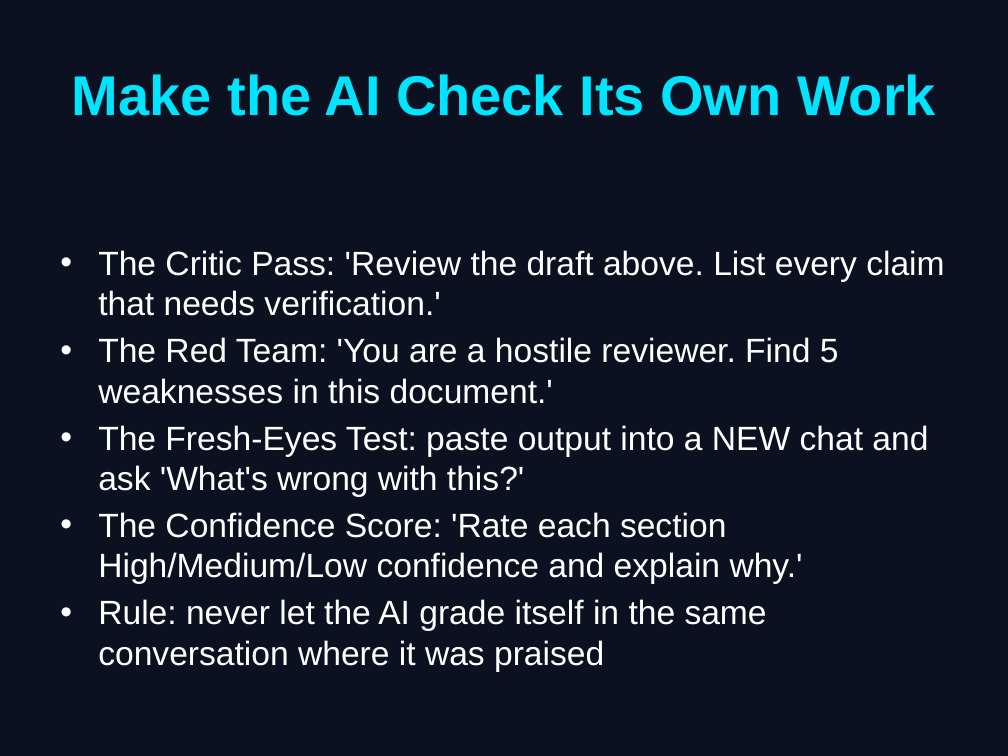
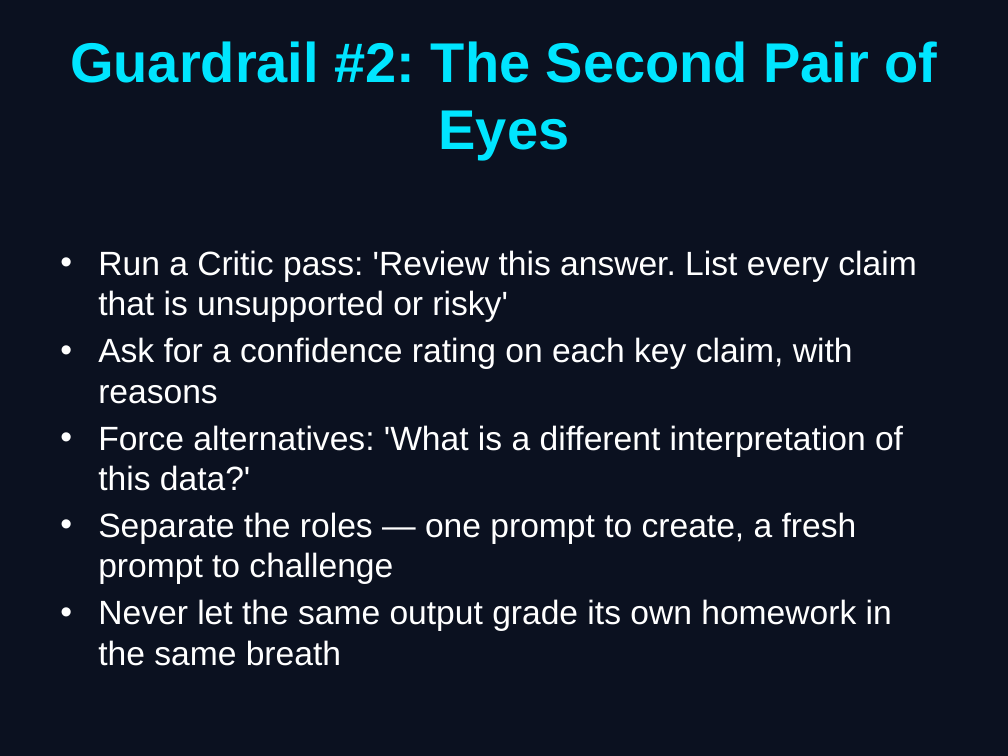
Before and after one commit to INTeniola/agentic-courses, a slide deck: slide 6 of ai-beginner-bootcamp-outline/day_4/Day_4_Slides.pptx (slide 7 before the commit). Drawn at 1008x756 pixels with LibreOffice and Linux fonts; fonts in the diff are those of the drawing. Boxes give left, top, right and bottom in pixels: in the first picture for what was removed or moved away, otherwise in the second. Text is boxed around its words. In the diff, an @@ line names an element or a change of style, - is before the commit and + after.

```diff
--- a/ai-beginner-bootcamp-outline/day_4/Day_4_Slides.pptx
+++ b/ai-beginner-bootcamp-outline/day_4/Day_4_Slides.pptx
@@ title at [70, 41, 938, 159]: text changed @@
-Make the AI Check Its Own Work
+Guardrail #2: The Second Pair of Eyes
@@ text at [98, 250, 916, 666]: text changed @@
-• The Critic Pass: 'Review the draft above. List every claim that needs verification.'
-• The Red Team: 'You are a hostile reviewer. Find 5 weaknesses in this document.'
-• The Fresh-Eyes Test: paste output into a NEW chat and ask 'What's wrong with this?'
-• The Confidence Score: 'Rate each section High/Medium/Low confidence and explain why.'
-• Rule: never let the AI grade itself in the same conversation where it was praised
+• Run a Critic pass: 'Review this answer. List every claim that is unsupported or risky'
+• Ask for a confidence rating on each key claim, with reasons
+• Force alternatives: 'What is a different interpretation of this data?'
+• Separate the roles — one prompt to create, a fresh prompt to challenge
+• Never let the same output grade its own homework in the same breath
```
Also in this commit, not shown: 5 other slides changed, 2 slides added, 2 slides removed, 35 other files.
